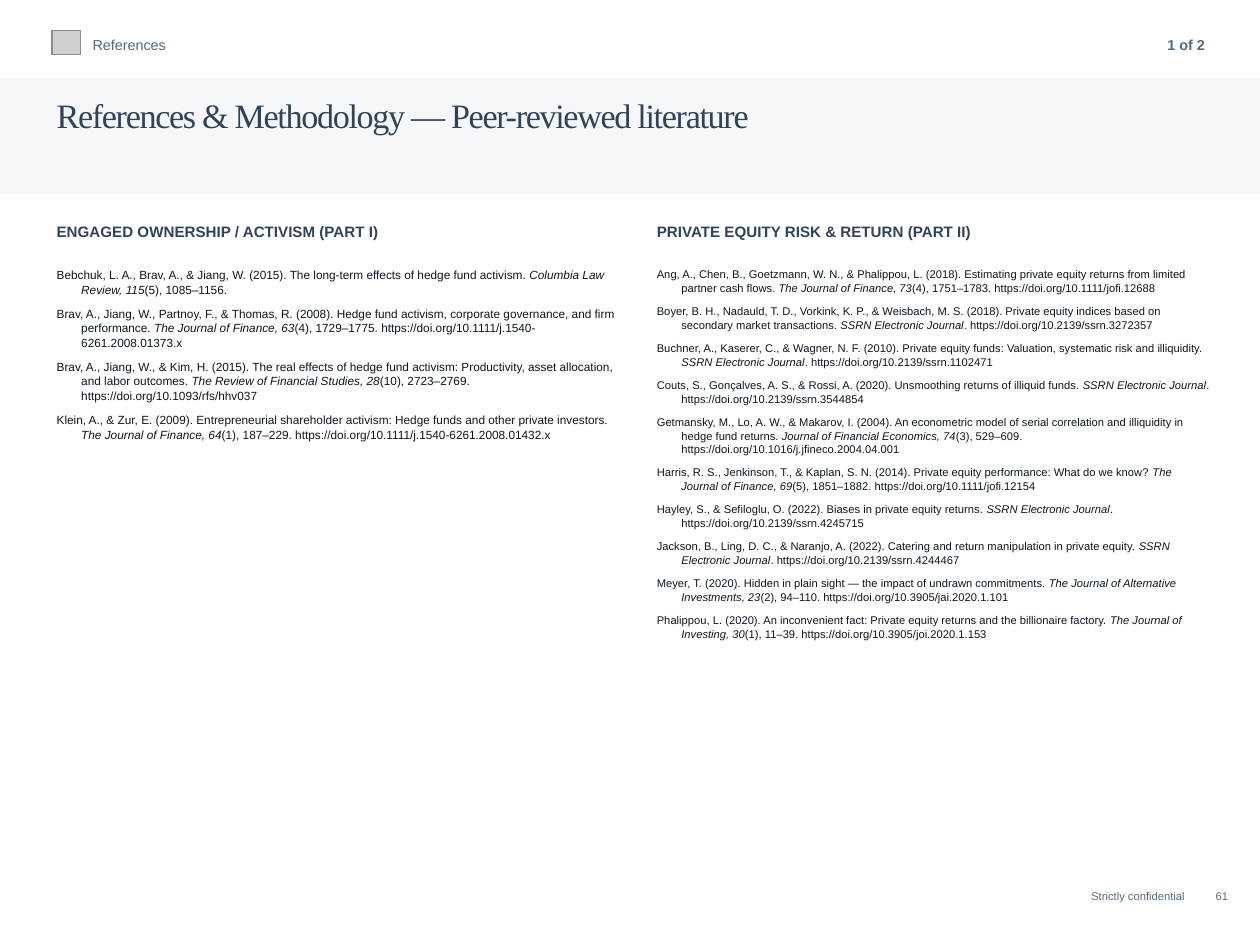
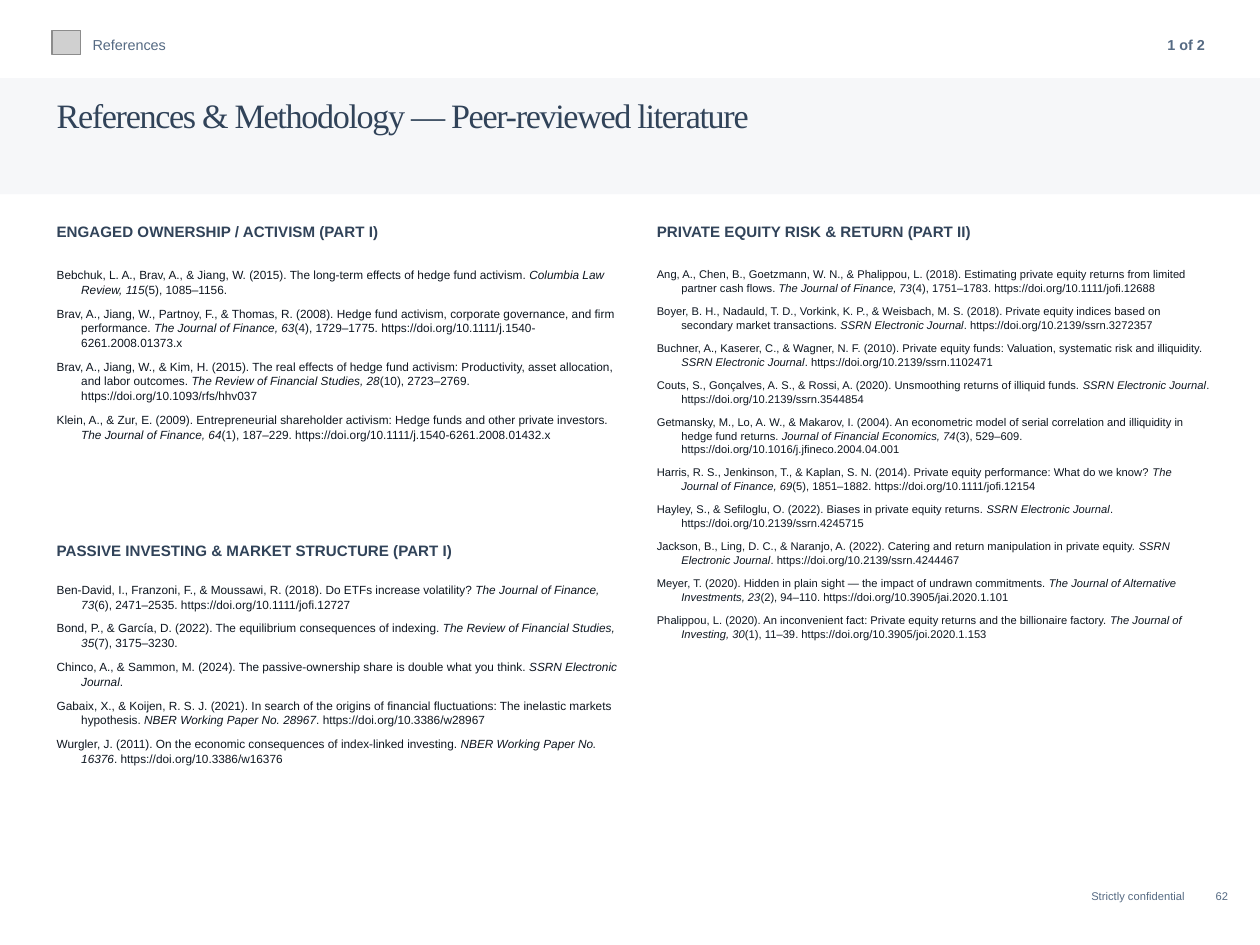
Before and after one commit to charette-lab/Claude, a slide deck: slide 66 of Athanase_Engaged_Ownership_Allocator_Deck.pptx (slide 65 before the commit). Drawn at 1260x945 pixels with LibreOffice and Linux fonts; fonts in the diff are those of the drawing; grey boxes stand for pictures. Boxes give left, top, right and bottom in pixels: in the first picture for what was removed or moved away, otherwise in the second. Text is boxed around its words. In the diff, an @@ line names an element or a change of style, - is before the commit and + after.

```diff
--- a/Athanase_Engaged_Ownership_Allocator_Deck.pptx
+++ b/Athanase_Engaged_Ownership_Allocator_Deck.pptx
@@ text added at (x1=57, y1=545, x2=452, y2=559), 9.2 pt, text #314359, bold @@
+PASSIVE INVESTING & MARKET STRUCTURE (PART I)
@@ text added at (x1=57, y1=585, x2=617, y2=766), 7.2 pt, text #0E1620 @@
+Ben-David, I., Franzoni, F., & Moussawi, R. (2018). Do ETFs increase volatility? The Journal of Finance, 73(6), 2471–2535. https://doi.org/10.1111/jofi.12727
+Bond, P., & García, D. (2022). The equilibrium consequences of indexing. The Review of Financial Studies, 35(7), 3175–3230.
+Chinco, A., & Sammon, M. (2024). The passive-ownership share is double what you think. SSRN Electronic Journal.
+Gabaix, X., & Koijen, R. S. J. (2021). In search of the origins of financial fluctuations: The inelastic markets hypothesis. NBER Working Paper No. 28967. https://doi.org/10.3386/w28967
+Wurgler, J. (2011). On the economic consequences of index-linked investing. NBER Working Paper No. 16376. https://doi.org/10.3386/w16376
@@ text at (x1=1091, y1=892, x2=1228, y2=903): text changed @@
-Strictly confidential 61
+Strictly confidential 62
```
Also in this commit, not shown: 59 other slides changed, 1 slide added, 1 other file.
